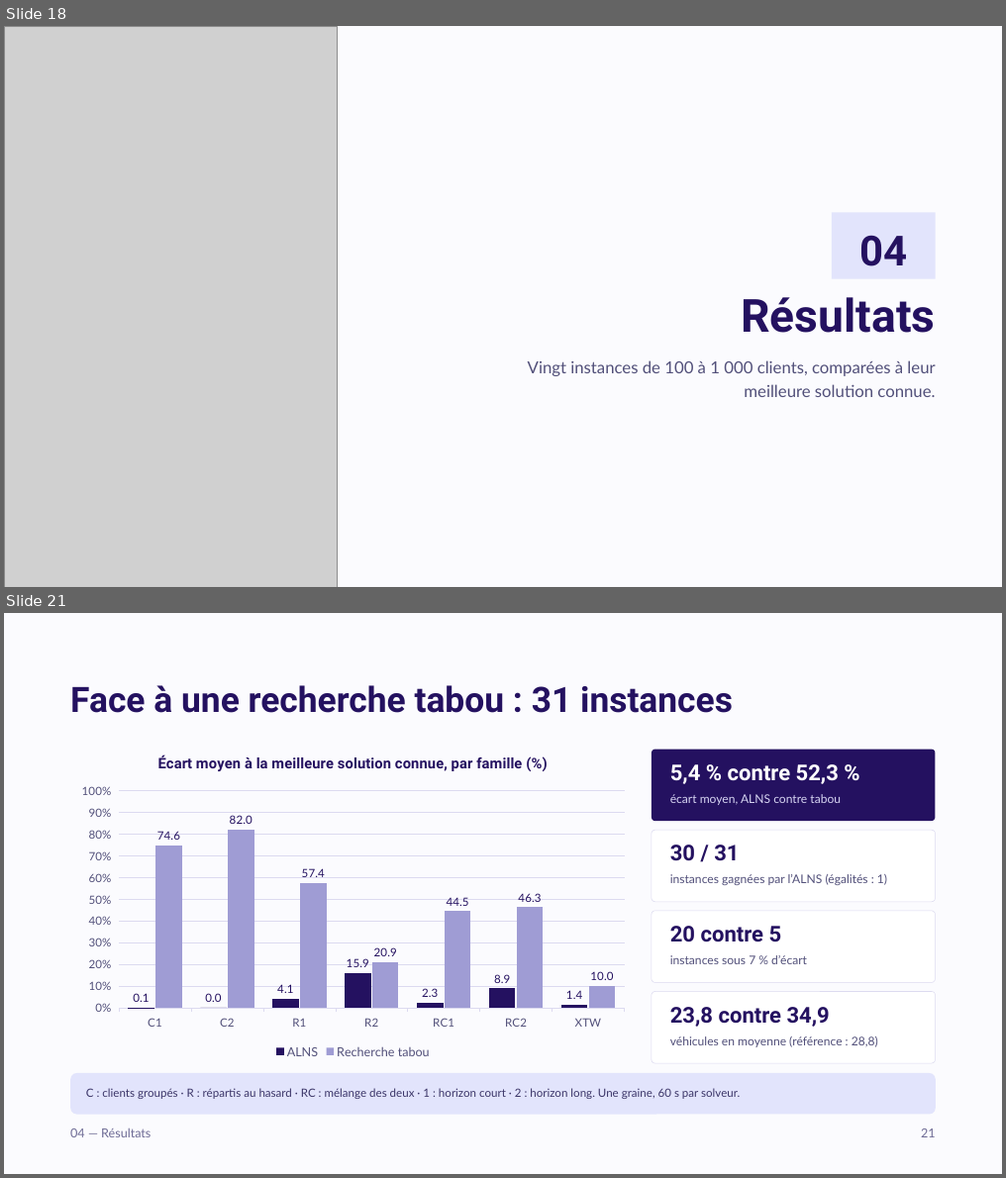
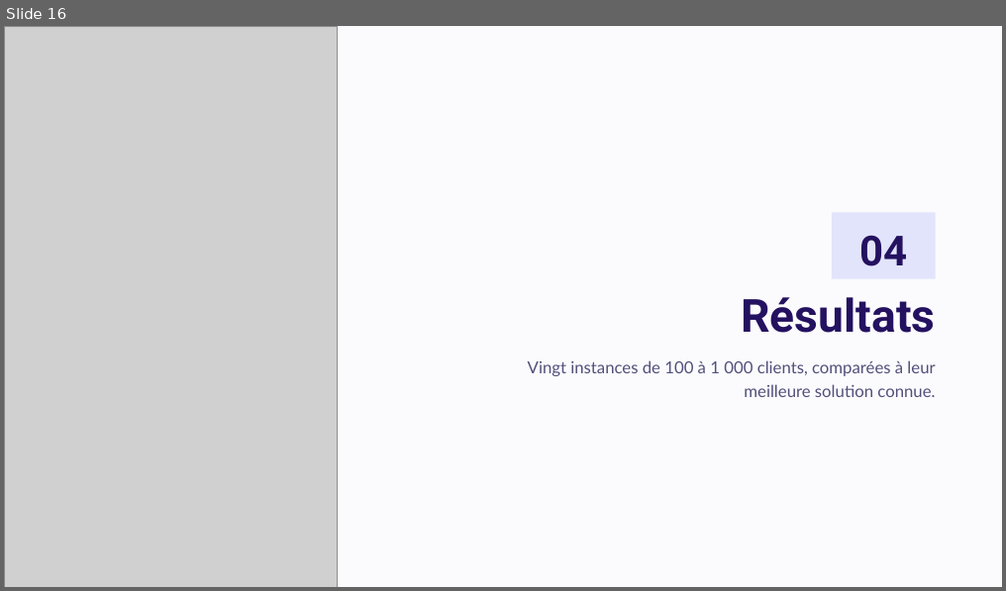
Before and after one commit to PerfectKars/tournees-livraison-cvrptw, a slide deck: livrables/Presentation_CVRPTW.pptx. Shown one above the other, each under a label of ours: slides 18 and 21 before the commit, slide 16 after it; the slides between them are not shown. The pictures are 1006x1178 and 1006x591 pixels, drawn with LibreOffice and Linux fonts; fonts in the diff are those of the drawing; grey boxes stand for pictures. Boxes give left, top, right and bottom in pixels: in the first picture for what was removed or moved away, otherwise in the second. Text is boxed around its words. In the diff, an @@ line names an element or a change of style, - is before the commit and + after.

Commit message:
Diaporama : deux versions (sans et avec les diapos ajoutées), sans les diapos ALNS contre tabou et convergence

```diff
--- a/livrables/Presentation_CVRPTW.pptx
+++ b/livrables/Presentation_CVRPTW.pptx
@@ slide 21 removed at (4,613,1002,1174), background #FBFBFE @@
@@ title removed at (70,685,733,713) @@
-Face à une recherche tabou : 31 instances
@@ column chart removed at (70,741,636,1062) @@
-title "Écart moyen à la meilleure solution connue, par famille (%)"
-categories: C1, C2, R1, R2, RC1, RC2, XTW
-ALNS: 0.1, 0, 4.1, 15.9, 2.3, 8.9, 1.4
-Recherche tabou: 74.6, 82, 57.4, 20.9, 44.5, 46.3, 10
@@ rounded rectangle removed at (651,750,936,821) @@
@@ text removed at (670,764,839,784) @@
-5,4 % contre 52,3 %
@@ text removed at (670,794,841,805) @@
-écart moyen, ALNS contre tabou
@@ rounded rectangle removed at (651,830,936,902) @@
@@ text removed at (670,845,739,861) @@
-30 / 31
@@ text removed at (670,874,887,885) @@
-instances gagnées par l’ALNS (égalités : 1)
@@ rounded rectangle removed at (651,911,936,983) @@
@@ text removed at (670,926,782,943) @@
-20 contre 5
@@ text removed at (670,956,807,964) @@
-instances sous 7 % d’écart
@@ rounded rectangle removed at (651,992,936,1063) @@
@@ text removed at (670,1007,830,1027) @@
-23,8 contre 34,9
@@ text removed at (670,1037,878,1048) @@
-véhicules en moyenne (référence : 28,8)
@@ rounded rectangle removed at (70,1073,936,1115) @@
-C : clients groupés · R : répartis au hasard · RC : mélange des deux · 1 : horizon court · 2 : horizon long. Une graine, 60 s par solveur.
@@ text removed at (70,1129,151,1138) @@
-04 — Résultats
@@ text removed at (921,1129,936,1138) @@
-21
@@ what was slide 18 is now slide 16 @@
```
Also in this commit, not shown: 13 slides changed, 4 other slides removed, 1 other file.
